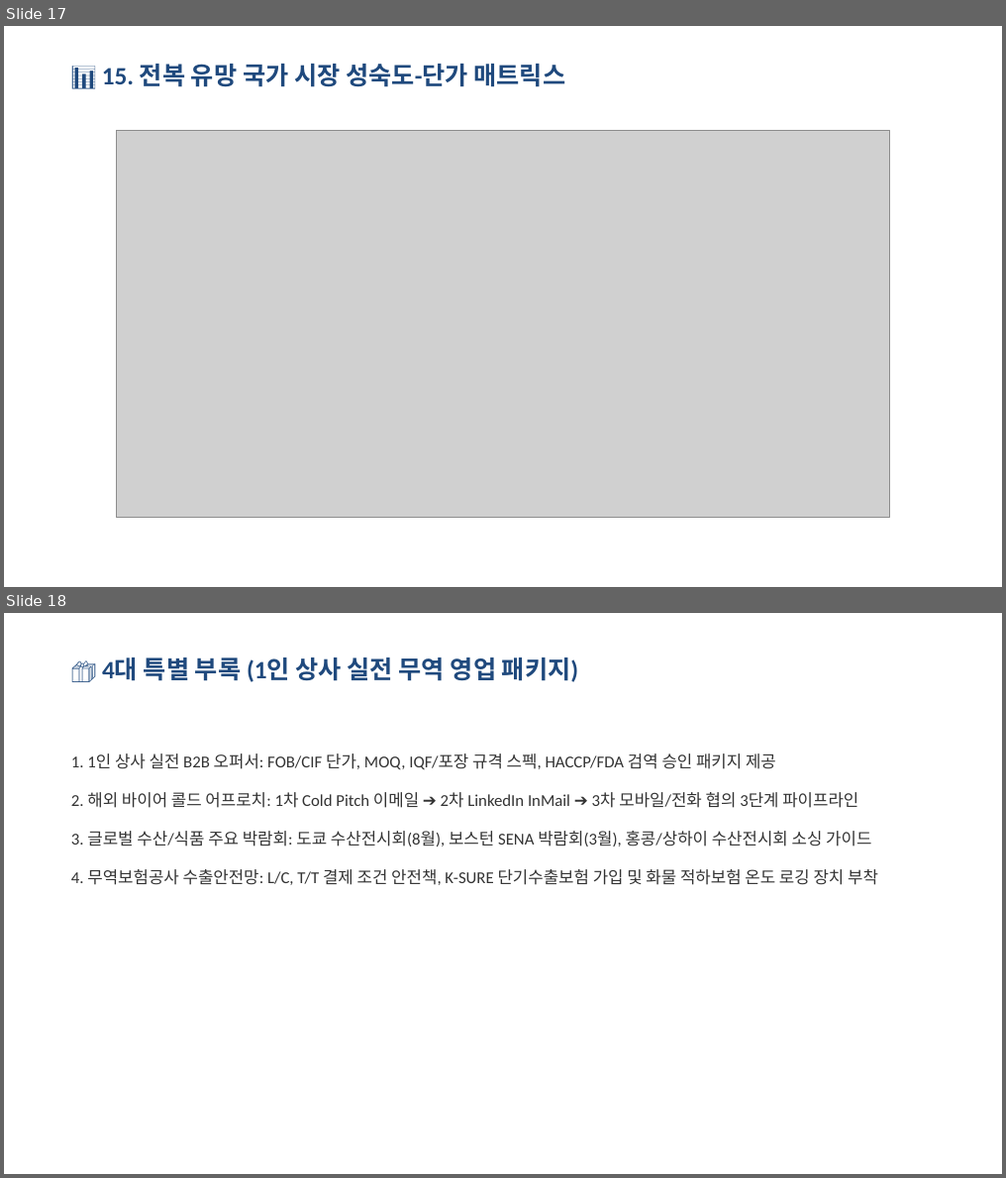
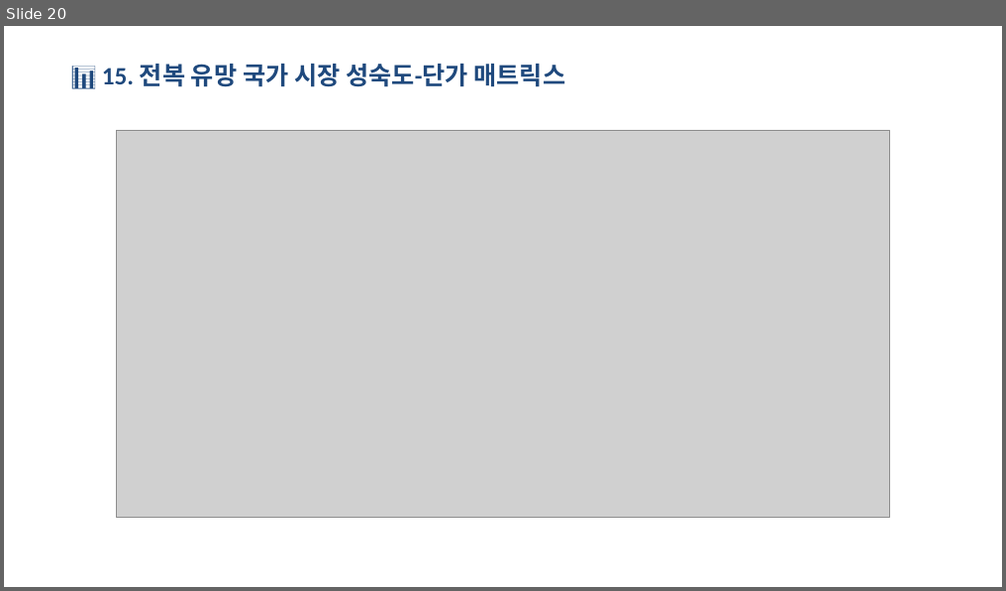
Before and after one commit to letsdoit5130/HYU_RSCH, a slide deck: BIZ-Jeonbok/reports/BIZ_Jeonbok_Market_Entry_Deck.pptx. Shown one above the other, each under a label of ours: slides 17 and 18 before the commit, slide 20 after it. The pictures are 1006x1178 and 1006x591 pixels, drawn with LibreOffice and Linux fonts; fonts in the diff are those of the drawing; grey boxes stand for pictures. Boxes give left, top, right and bottom in pixels: in the first picture for what was removed or moved away, otherwise in the second. Text is boxed around its words. In the diff, an @@ line names an element or a change of style, - is before the commit and + after.

```diff
--- a/BIZ-Jeonbok/reports/BIZ_Jeonbok_Market_Entry_Deck.pptx
+++ b/BIZ-Jeonbok/reports/BIZ_Jeonbok_Market_Entry_Deck.pptx
@@ slide 18 removed at (4, 613, 1002, 1174), background #FFFFFF @@
@@ text removed at (144, 658, 578, 682) @@
-🎁 4대 특별 부록 (1인 상사 실전 무역 영업 패키지)
@@ text removed at (71, 754, 878, 885) @@
-1. 1인 상사 실전 B2B 오퍼서: FOB/CIF 단가, MOQ, IQF/포장 규격 스펙, HACCP/FDA 검역 승인 패키지 제공
-2. 해외 바이어 콜드 어프로치: 1차 Cold Pitch 이메일 ➔ 2차 LinkedIn InMail ➔ 3차 모바일/전화 협의 3단계 파이프라인
-3. 글로벌 수산/식품 주요 박람회: 도쿄 수산전시회(8월), 보스턴 SENA 박람회(3월), 홍콩/상하이 수산전시회 소싱 가이드
-4. 무역보험공사 수출안전망: L/C, T/T 결제 조건 안전책, K-SURE 단기수출보험 가입 및 화물 적하보험 온도 로깅 장치 부착
@@ what was slide 17 is now slide 20 @@
```
Also in this commit, not shown: 2 slides changed, 3 slides added, 8 other files.
